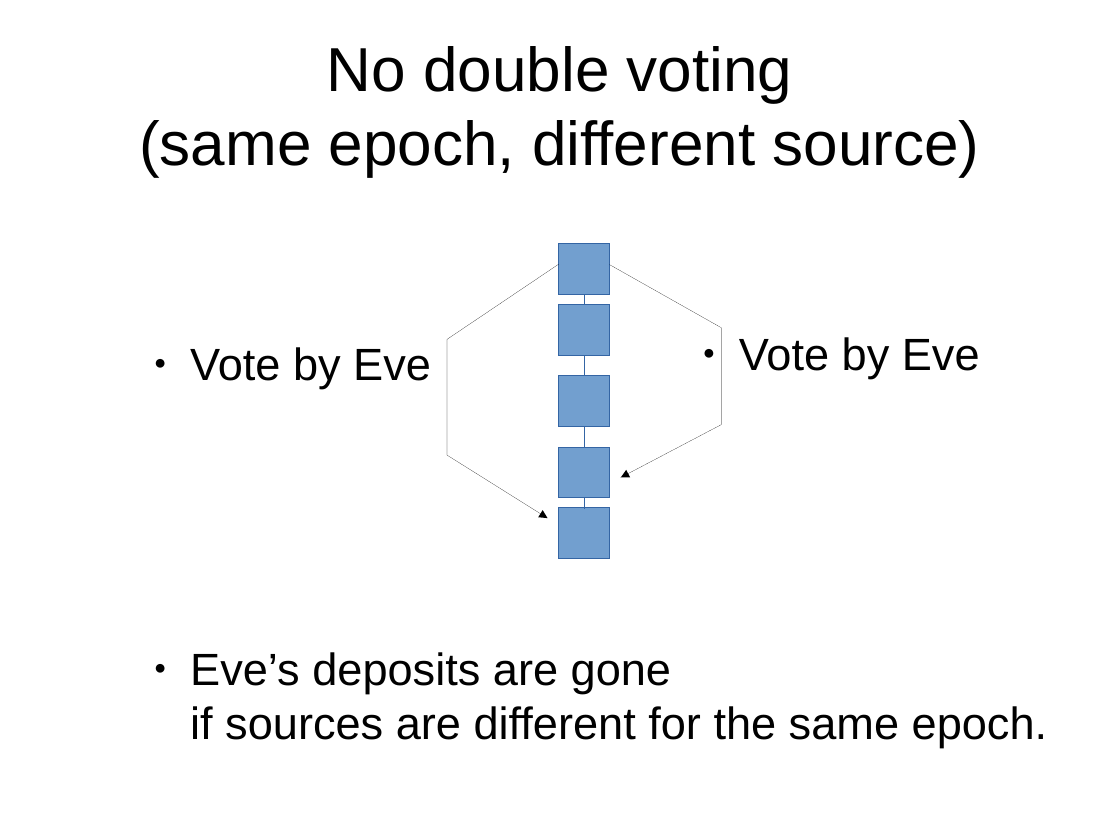
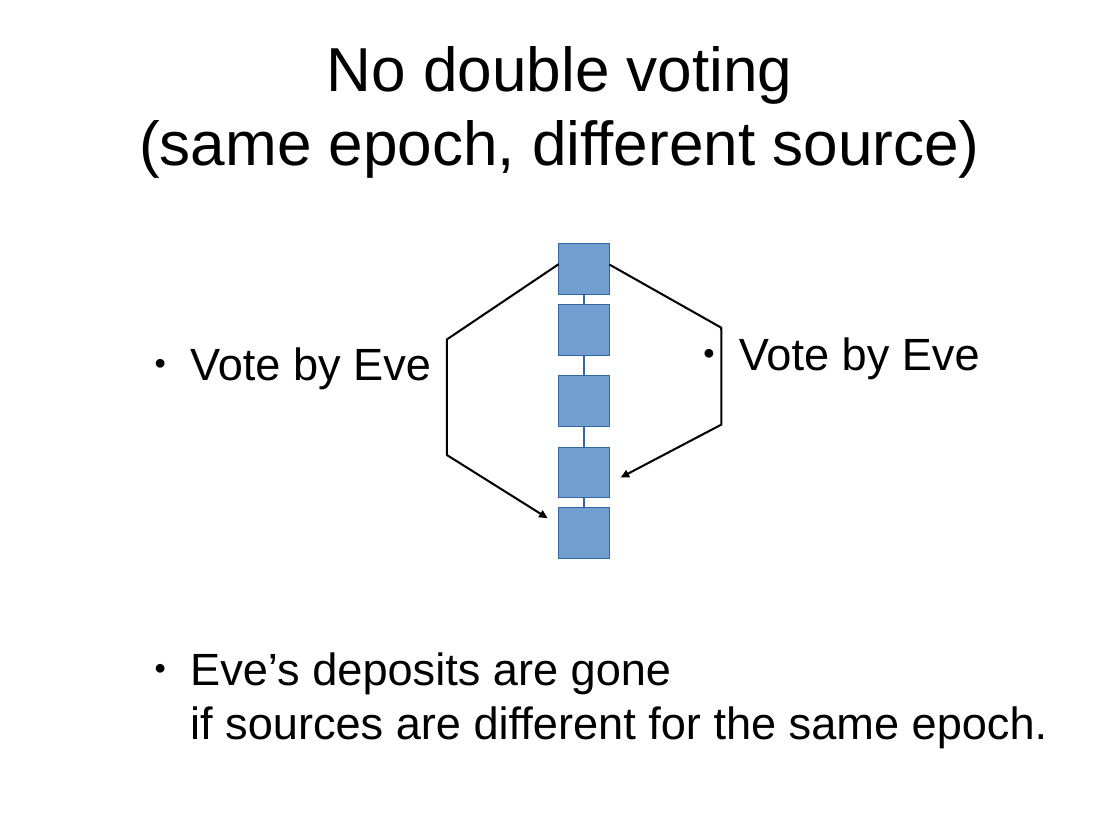
Before and after one commit to palmskog/pos, a slide deck: slide 5 of slide.odp. Drawn at 1120x840 pixels with LibreOffice and Linux fonts; fonts in the diff are those of the drawing. Boxes give left, top, right and bottom in pixels: in the first picture for what was removed or moved away, otherwise in the second. Text is boxed around its words. In the diff, an @@ line names an element or a change of style, - is before the commit and + after.

```diff
--- a/slide.odp
+++ b/slide.odp
@@ freeform shape at box(447, 264, 559, 518): outline #000000 0 pt to #000000 1.45 pt @@
@@ freeform shape at box(610, 264, 722, 478): outline #000000 0 pt to #000000 1.45 pt @@
```
Also in this commit, not shown: 37 other slides changed.
